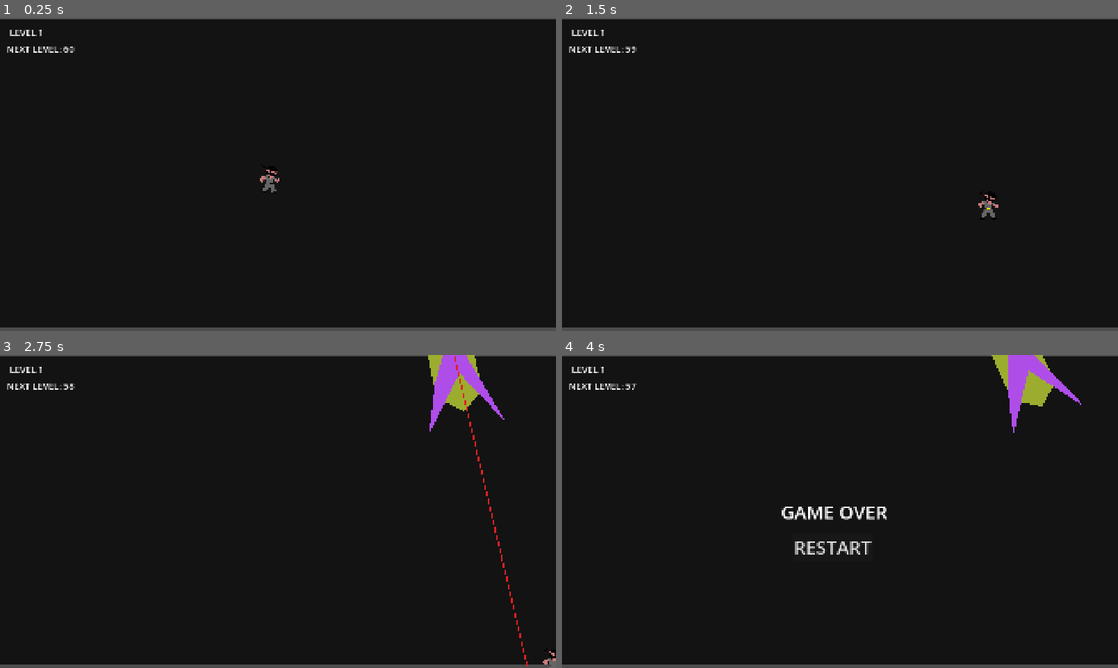
Above: before the commit, frames 1-4 (two rows, left to right).
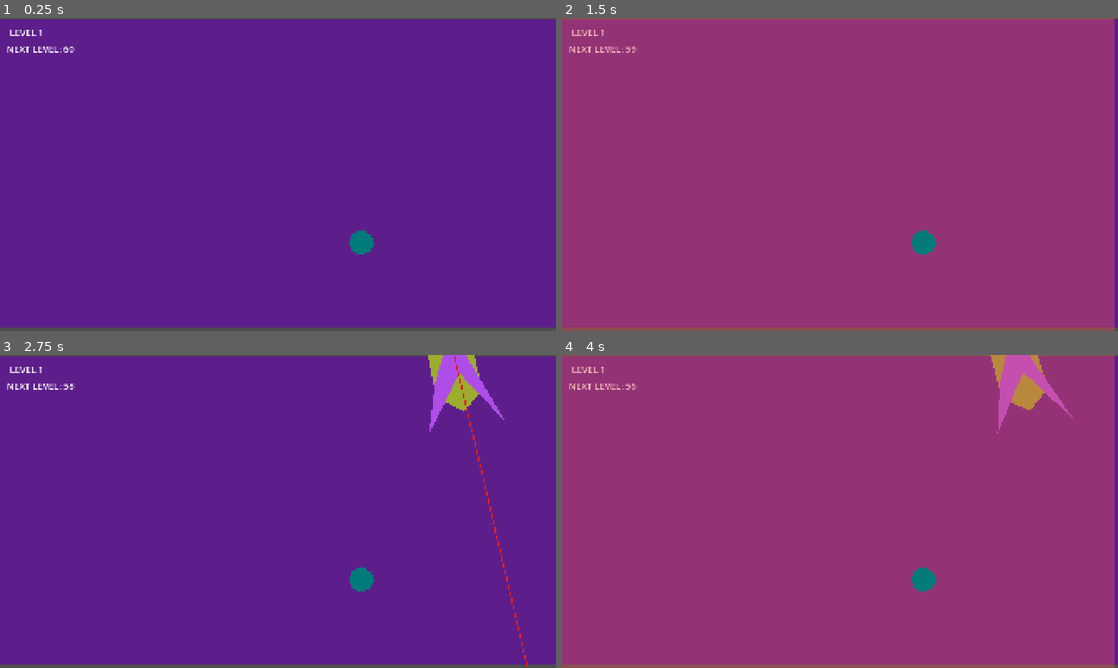
Above: after the commit, the same moments.

Repository: Freezingle/dont-die
Game: Godot game, scene res://scenes/main.tscn
Two runs of this game, one before a commit and one after it. Both use one fixed random seed, a clock stepped at 60 frames per second and the inputs below.
Inputs (mouse positions are in pixels of both pictures, inside the frame that each line leads up to):
- Up to frame 1 (0.25 s): no input
- Up to frame 2 (1.5 s): move the mouse to (962, 158) at 0.52 s; press the mouse at (962, 158) at 0.53 s; hold D (move_right) 0.53-1.28 s; move the mouse to (728, 190) at 1.27 s; release the mouse at (728, 190) at 1.28 s; hold S (move_down) from 1.28 s (still down); click (728, 190) at 1.35 s
- Up to frame 3 (2.75 s): move the mouse to (333, 442) at 2.02 s; release S (move_down) at 2.03 s; press the mouse at (333, 442) at 2.03 s; hold D (move_right) from 2.03 s (still down)
- Up to frame 4 (4 s): move the mouse to (812, 574) at 2.77 s; release D (move_right) at 2.78 s; release the mouse at (812, 574) at 2.78 s; hold W (move_up) 2.78-3.53 s; click (812, 574) at 2.85 s; move the mouse to (1006, 558) at 3.52 s; press the mouse at (1006, 558) at 3.53 s; hold A (move_left) from 3.53 s (still down)

The runs differ from the first frame. In frame 1, 98% of the frame differs, in the area x 0-100%, y 0-99%; in frame 2, 100%, in the area x 0-100%, y 0-100%; in frame 3, 97%; in frame 4, 100%.

Commit message:
add user run and idle animation and change color of background add logo for the game

Diff:
--- a/icon.svg
+++ /dev/null
@@ -1 +0,0 @@
-<svg xmlns="http://www.w3.org/2000/svg" width="128" height="128"><rect width="124" height="124" x="2" y="2" fill="#363d52" stroke="#212532" stroke-width="4" rx="14"/><g fill="#fff" transform="translate(12.322 12.322)scale(.101)"><path d="M105 673v33q407 354 814 0v-33z"/><path fill="#478cbf" d="m105 673 152 14q12 1 15 14l4 67 132 10 8-61q2-11 15-15h162q13 4 15 15l8 61 132-10 4-67q3-13 15-14l152-14V427q30-39 56-81-35-59-83-108-43 20-82 47-40-37-88-64 7-51 8-102-59-28-123-42-26 43-46 89-49-7-98 0-20-46-46-89-64 14-123 42 1 51 8 102-48 27-88 64-39-27-82-47-48 49-83 108 26 42 56 81zm0 33v39c0 276 813 276 814 0v-39l-134 12-5 69q-2 10-14 13l-162 11q-12 0-16-11l-10-65H446l-10 65q-4 11-16 11l-162-11q-12-3-14-13l-5-69z"/><path d="M483 600c0 34 58 34 58 0v-86c0-34-58-34-58 0z"/><circle cx="725" cy="526" r="90"/><circle cx="299" cy="526" r="90"/></g><g fill="#414042" transform="translate(12.322 12.322)scale(.101)"><circle cx="307" cy="532" r="60"/><circle cx="717" cy="532" r="60"/></g></svg>
--- a/project.godot
+++ b/project.godot
@@ -13,7 +13,6 @@
 config/name="Don't Die"
 run/main_scene="uid://dw5lw6tuawk1u"
 config/features=PackedStringArray("4.5", "Forward Plus")
-config/icon="res://icon.svg"
 
 [display]
 
@@ -53,3 +52,7 @@
 "events": [Object(InputEventMouseButton,"resource_local_to_scene":false,"resource_name":"","device":-1,"window_id":0,"a …(258 unchanged characters)…
 , null]
 }
+
+[rendering]
+
+textures/vram_compression/import_etc2_astc=true
--- a/scenes/bomb/bomb_phase.tscn
+++ b/scenes/bomb/bomb_phase.tscn
@@ -1,6 +1,7 @@
-[gd_scene load_steps=3 format=3 uid="uid://csev8140xny0n"]
+[gd_scene load_steps=4 format=3 uid="uid://csev8140xny0n"]
 
 [ext_resource type="Script" uid="uid://0th56g2sse3r" path="res://scripts/bomb_phase.gd" id="1_t310y"]
+[ext_resource type="Texture2D" uid="uid://cml4s7jvcryk8" path="res://assets/shield/shield.png" id="2_q0m16"]
 
 [sub_resource type="CircleShape2D" id="CircleShape2D_fmjcs"]
 radius = 49.0
@@ -24,6 +25,11 @@
 color = Color(0, 0.47972268, 0.47972262, 1)
 polygon = PackedVector2Array(0, -43, -33, -27, -43, 3, -32, 35, -5, 44, 30, 34, 44, 5, 33, -24)
 
+[node name="Sprite2D" type="Sprite2D" parent="SafeZone"]
+position = Vector2(3.5762787e-07, 1.9999971)
+scale = Vector2(0.1678467, 0.14257813)
+texture = ExtResource("2_q0m16")
+
 [node name="BlinkTimer" type="Timer" parent="."]
 wait_time = 0.25
 
--- a/scenes/main.tscn
+++ b/scenes/main.tscn
@@ -16,7 +16,7 @@
 offset_top = 4.0
 offset_right = 1918.0
 offset_bottom = 1070.0
-color = Color(0.07683582, 0.07683582, 0.07683582, 1)
+color = Color(0.36445537, 0.11758038, 0.5438331, 1)
 
 [node name="World" type="Node2D" parent="."]
 
@@ -94,3 +94,5 @@
 [node name="LevelTimer" type="Timer" parent="."]
 autostart = true
 ignore_time_scale = true
+
+[node name="BombPhase" parent="." instance=ExtResource("6_tefeu")]
--- a/scenes/player/player.tscn
+++ b/scenes/player/player.tscn
@@ -1,10 +1,56 @@
-[gd_scene load_steps=4 format=3 uid="uid://bmvxe18rvy0wh"]
+[gd_scene load_steps=9 format=3 uid="uid://bmvxe18rvy0wh"]
 
 [ext_resource type="Script" uid="uid://bnroqcf028cg6" path="res://scripts/player.gd" id="1_8afob"]
-[ext_resource type="Texture2D" uid="uid://b57jgalisnl6s" path="res://assets/player/player_idle.png" id="2_dovo2"]
+[ext_resource type="Texture2D" uid="uid://ctj08vpqhqlcx" path="res://assets/player/idle/playeridle_1.png" id="2_gmlin"]
+[ext_resource type="Texture2D" uid="uid://bvlimye5j68ug" path="res://assets/player/idle/playeridle_2.png" id="3_lvxji"]
+[ext_resource type="Texture2D" uid="uid://csx8pe86f8kco" path="res://assets/player/running/running_1.png" id="4_75vfm"]
+[ext_resource type="Texture2D" uid="uid://bofcdqnbhhebm" path="res://assets/player/running/running_2.png" id="5_0owmy"]
+[ext_resource type="Texture2D" uid="uid://bxg5rjy86mufq" path="res://assets/player/running/running_3.png" id="6_qek5x"]
 
 [sub_resource type="CircleShape2D" id="CircleShape2D_0wfyh"]
 radius = 30.0
+
+[sub_resource type="SpriteFrames" id="SpriteFrames_8afob"]
+animations = [{
+"frames": [{
+"duration": 1.0,
+"texture": ExtResource("2_gmlin")
+}, {
+"duration": 1.0,
+"texture": ExtResource("3_lvxji")
+}],
+"loop": true,
+"name": &"idle",
+"speed": 5.0
+}, {
+"frames": [{
+"duration": 1.0,
+"texture": ExtResource("4_75vfm")
+}, {
+"duration": 1.0,
+"texture": ExtResource("5_0owmy")
+}, {
+"duration": 1.0,
+"texture": ExtResource("6_qek5x")
+}],
+"loop": false,
+"name": &"running",
+"speed": 10.0
+}, {
+"frames": [{
+"duration": 1.0,
+"texture": ExtResource("6_qek5x")
+}, {
+"duration": 1.0,
+"texture": ExtResource("5_0owmy")
+}, {
+"duration": 1.0,
+"texture": ExtResource("4_75vfm")
+}],
+"loop": false,
+"name": &"stopping",
+"speed": 10.0
+}]
 
 [node name="Player" type="CharacterBody2D" groups=["player"]]
 collision_mask = 2
@@ -19,7 +65,10 @@
 antialiased = true
 polygon = PackedVector2Array(-31, 0, -30, -17, -18, -27, -6, -33, 9, -32, 25, -22, 32, -10, 34, 4, 28, 21, 16, 29, 3, 34, -12, 32, -26, 23, -31, 12)
 
-[node name="Sprite2D2" type="Sprite2D" parent="."]
-position = Vector2(-3.0000029, -24.25)
-scale = Vector2(0.25390622, 0.2607422)
-texture = ExtResource("2_dovo2")
+[node name="AnimatedSprite2D" type="AnimatedSprite2D" parent="."]
+position = Vector2(7.4505806e-08, -23.999998)
+rotation = 0.034351148
+scale = Vector2(0.83346456, 0.687818)
+sprite_frames = SubResource("SpriteFrames_8afob")
+animation = &"idle"
+autoplay = "idle"
--- a/scripts/bomb_phase.gd
+++ b/scripts/bomb_phase.gd
@@ -112,4 +112,4 @@
 
 	if player:
 		print("DEATH")
-		player.die()
+		#player.die()
--- a/scripts/player.gd
+++ b/scripts/player.gd
@@ -3,6 +3,16 @@
 #TODO: MAKE USER STOP MOVING WHEN IT TOUCHES BORDER
 
 signal died
+
+enum VisualState{
+	IDLE,
+	RUNNING,
+	BALL,
+	STOPPING
+}
+var visual_state = VisualState.IDLE
+
+@onready var sprite = $AnimatedSprite2D
 
 @export var max_speed :=700.0
 @export var acceleration := 6000.0
@@ -15,12 +25,39 @@
 
 func _ready():
 	touch_target = global_position
+	sprite.animation_finished.connect(_on_animation_finished)
 
 func _physics_process(delta):
 	handle_touch_input()
 	handle_keyboard_input(delta)
+	update_animation_state()
+	update_facing()
 	clamp_to_screen()
 	move_and_slide()
+
+func _on_animation_finished():
+	if sprite.animation == "running":
+		visual_state = VisualState.BALL
+		sprite.pause()
+	elif sprite.animation == "stopping":
+		visual_state = VisualState.IDLE
+		sprite.play("idle")
+
+#detect movement
+func update_animation_state():
+	var moving := velocity.length() > 50.0
+	if moving:
+		if visual_state == VisualState.IDLE:
+			visual_state = VisualState.RUNNING
+			sprite.play("running")
+	else:
+		if visual_state == VisualState.BALL:
+			visual_state = VisualState.STOPPING
+			sprite.play("stopping")
+
+func update_facing():
+	if velocity.length() > 20:
+		sprite.rotation = velocity.angle()
 
 func handle_keyboard_input(delta):
 	var input_vector = Vector2.ZERO
--- a/scripts/projectile.gd
+++ b/scripts/projectile.gd
@@ -13,6 +13,6 @@
 
 func _on_body_entered(body):
 	if body.is_in_group("player"):
-		body.die()
+		#body.die()
 		#this free is deleting projectile
 		queue_free()
Not shown, removed: icon.svg.import
